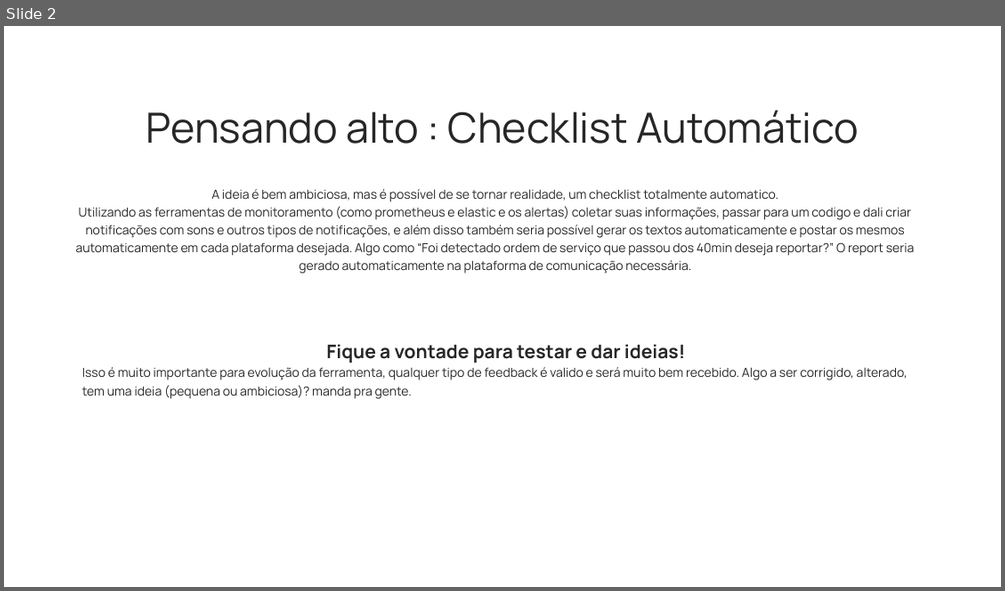
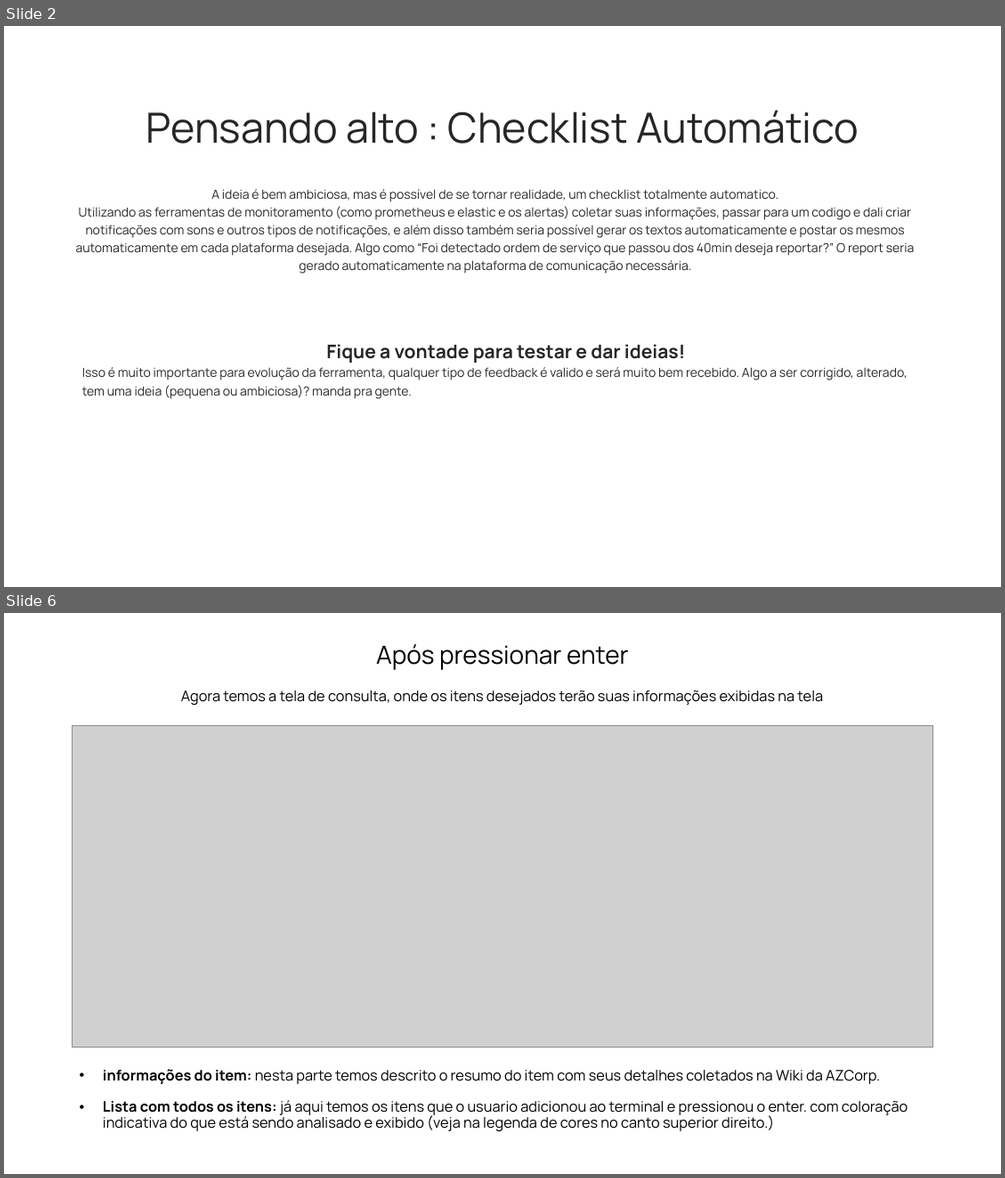
Before and after one commit to zMatheus222/Legacy-AZReports, a slide deck: azreports.pptx. Shown one above the other, each under a label of ours: slide 2 before the commit, slides 2 and 6 after it; the slides between them are not shown. The pictures are 1005x591 and 1005x1178 pixels, drawn with LibreOffice and Linux fonts; fonts in the diff are those of the drawing; grey boxes stand for pictures. Boxes give left, top, right and bottom in pixels: in the first picture for what was removed or moved away, otherwise in the second. Text is boxed around its words. In the diff, an @@ line names an element or a change of style, - is before the commit and + after.

```diff
--- a/azreports.pptx
+++ b/azreports.pptx
@@ slide 6 added at box(4, 613, 1001, 1174), background #FFFFFF @@
@@ text added at box(376, 644, 629, 670), 24 pt, text #000000 @@
+Após pressionar enter
@@ text added at box(181, 690, 823, 705), 14 pt, text #000000 @@
+Agora temos a tela de consulta, onde os itens desejados terão suas informações exibidas na tela
@@ picture added at box(72, 726, 933, 1046) @@
@@ text added at box(103, 1069, 907, 1131), 14 pt, text #000000 @@
+• informações do item: nesta parte temos descrito o resumo do item com seus detalhes coletados na Wiki da AZCorp.
+• Lista com todos os itens: já aqui temos os itens que o usuario adicionou ao terminal e pressionou o enter. com coloração indicativa do que está sendo analisado e exibido (veja na legenda de cores no canto superior direito.)
```
Also in this commit, not shown: 2 other slides changed, 5 other slides added, 8 other files.
